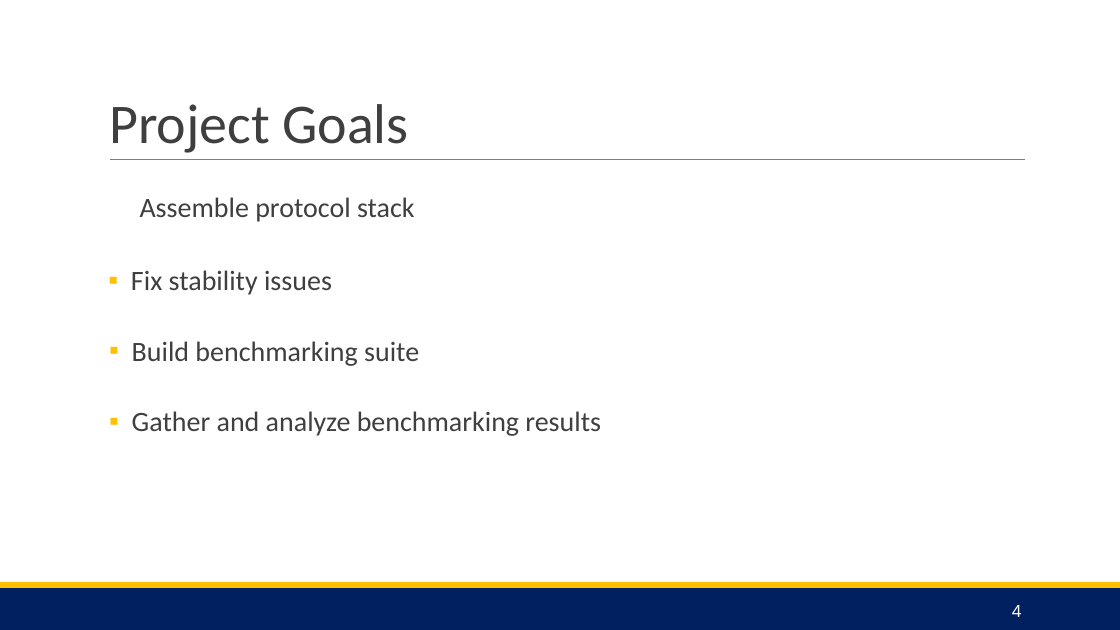
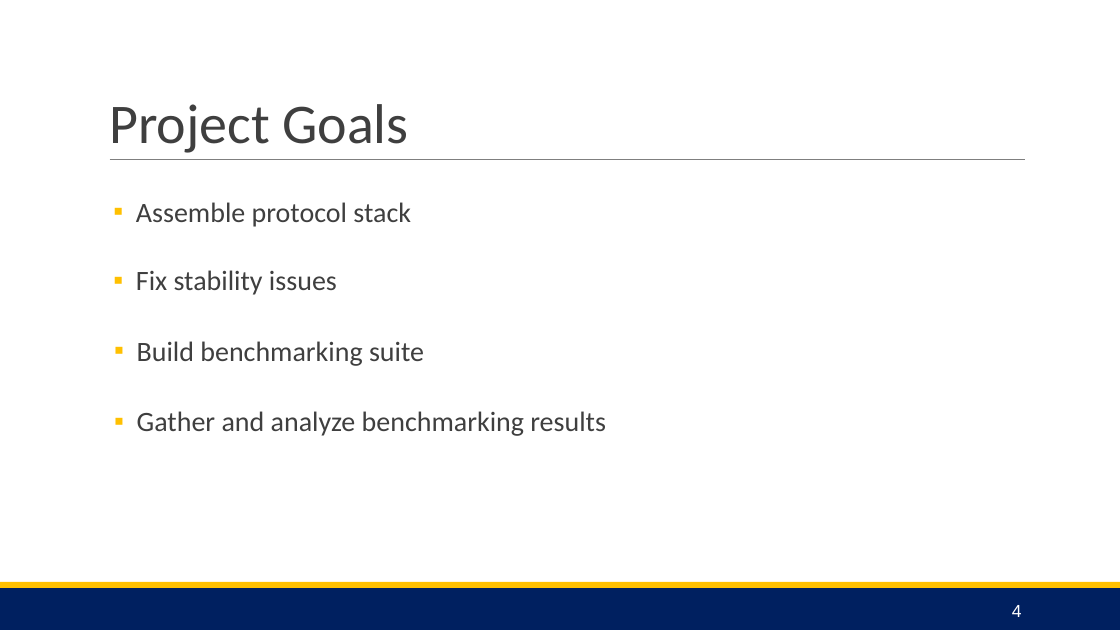
Before and after one commit to coy-humphrey/nvme-hpe, a slide deck: slide 4 of deliverables/Release 2/NVMe HPE Team Presentation.pptx. Drawn at 1120x630 pixels with LibreOffice and Linux fonts; fonts in the diff are those of the drawing. Boxes give left, top, right and bottom in pixels: in the first picture for what was removed or moved away, otherwise in the second. Text is boxed around its words. In the diff, an @@ line names an element or a change of style, - is before the commit and + after.

```diff
--- a/deliverables/Release 2/NVMe HPE Team Presentation.pptx
+++ b/deliverables/Release 2/NVMe HPE Team Presentation.pptx
@@ text "Assemble protocol stack" at [136,202,411,227]: bullet   to ▪ @@
@@ 3 texts: place and size @@
-3 texts at [131,270,601,436]
+3 texts at [136,270,606,436]
```
Also in this commit, not shown: 2 other slides changed.
